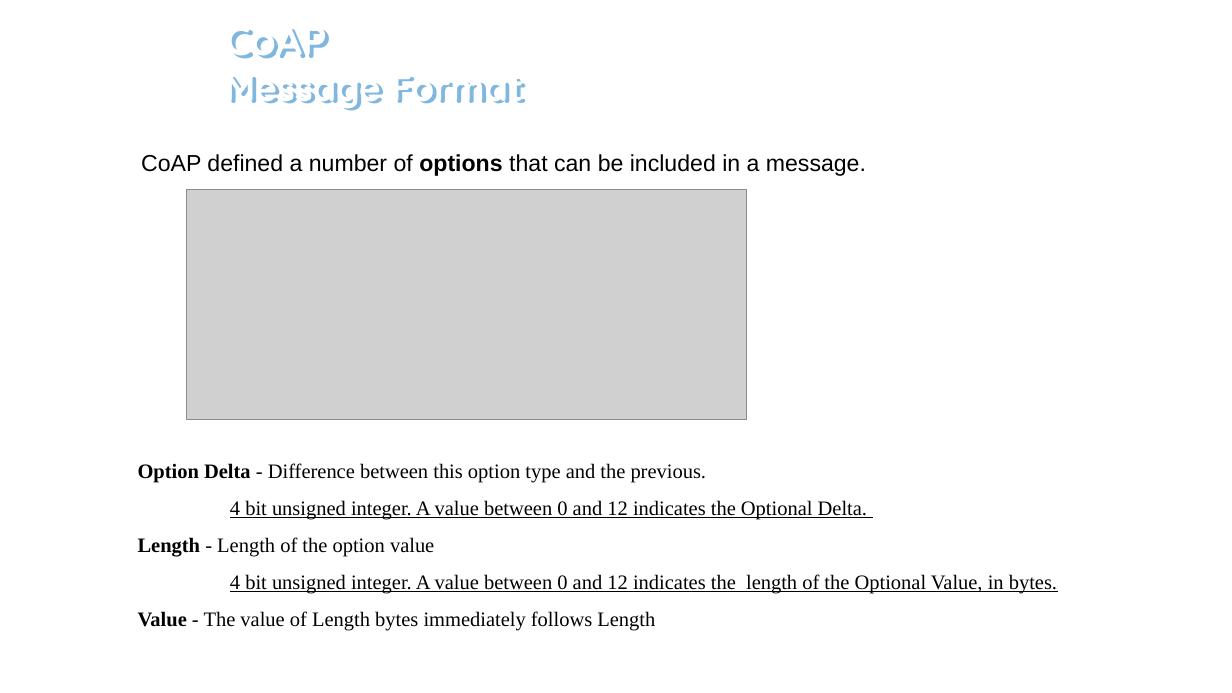
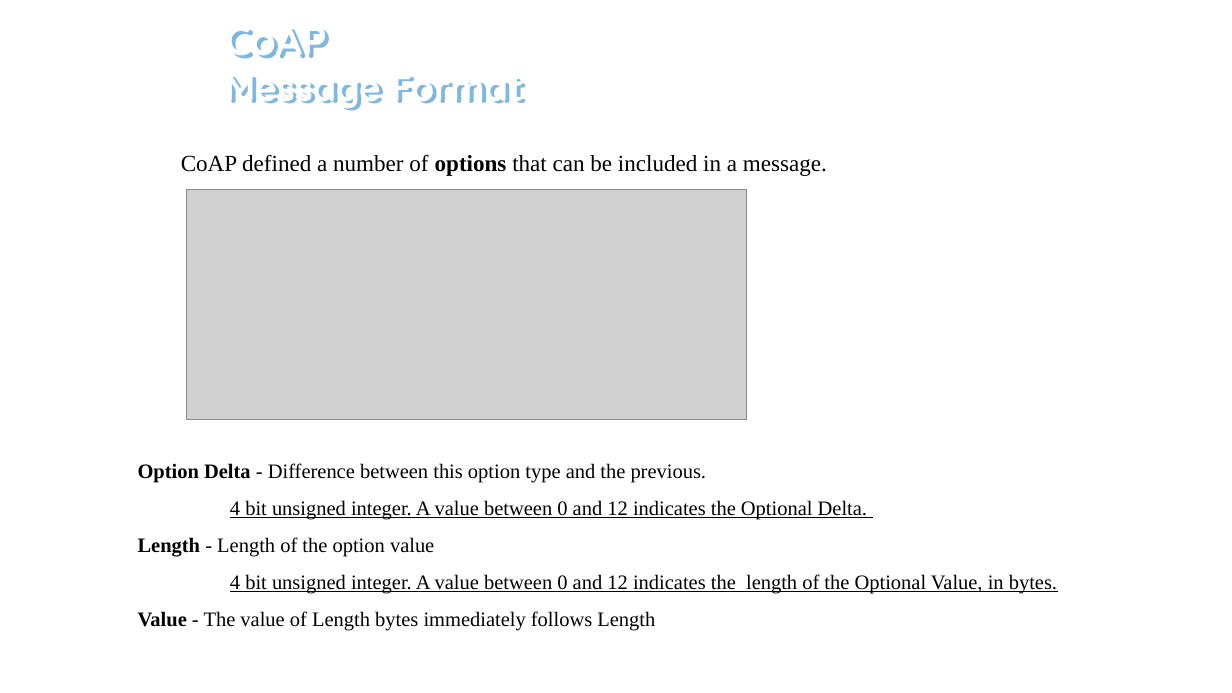
Before and after one commit to hoangnh0194/TrainingTMA, a slide deck: slide 14 of CoAPreport.pptx. Drawn at 1232x693 pixels with LibreOffice and Linux fonts; fonts in the diff are those of the drawing; grey boxes stand for pictures; background and template pictures are left out. Boxes give left, top, right and bottom in pixels: in the first picture for what was removed or moved away, otherwise in the second. Text is boxed around its words. In the diff, an @@ line names an element or a change of style, - is before the commit and + after.

```diff
--- a/CoAPreport.pptx
+++ b/CoAPreport.pptx
@@ text "CoAP defined a number of ...": place and size @@
-text "CoAP defined a number of ..." at (141, 154, 866, 176)
+text "CoAP defined a number of ..." at (181, 154, 827, 176)
@@ text "CoAP defined a number of ..." at (181, 154, 827, 176): font Arial to Times New Roman @@
```
Also in this commit, not shown: 10 other slides changed, 10 slides added, 1 other file.
